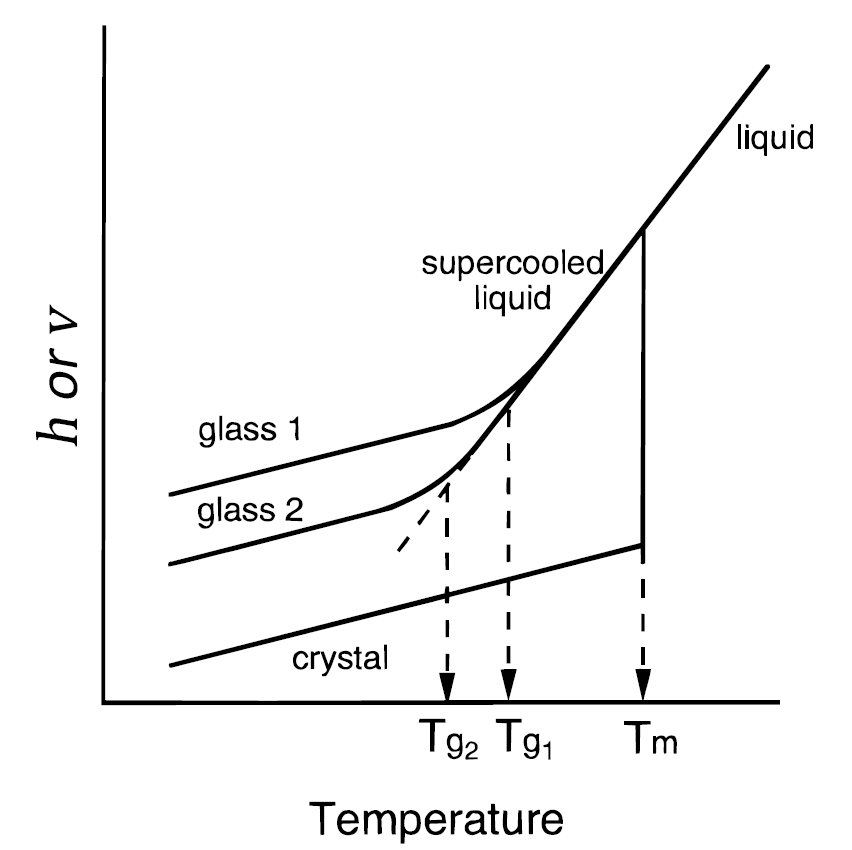
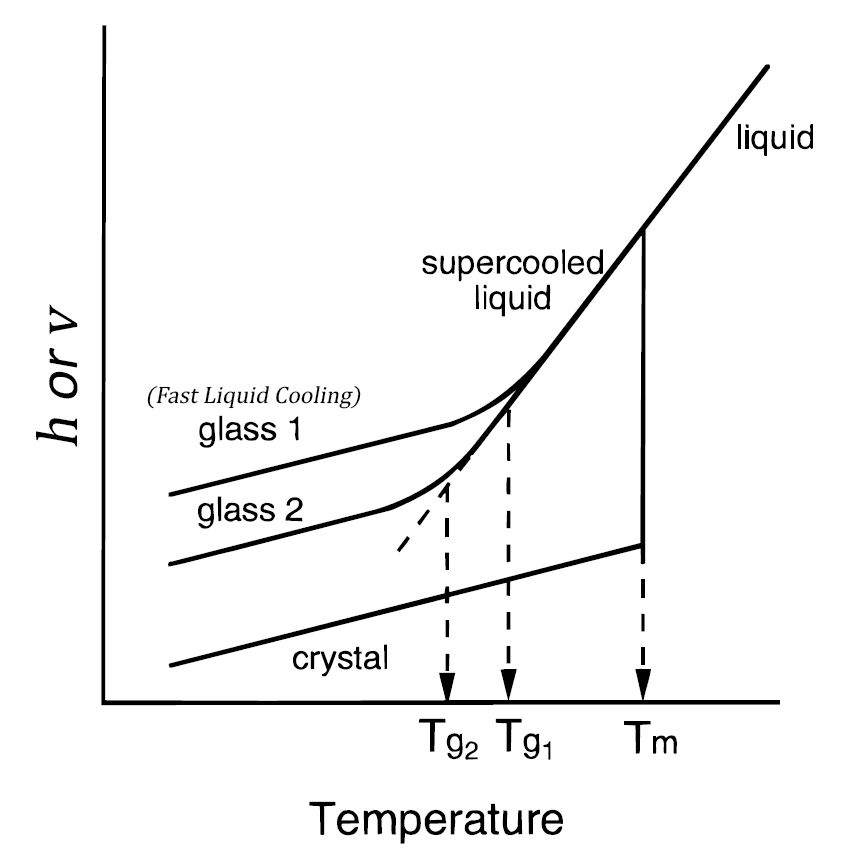
Before/after of a 852px x 850px layered artwork. What changed in the layer stack:
added layer "(Fast Liquid Cooling)" above "Remove G2" over left=147, top=386, right=361, bottom=409
